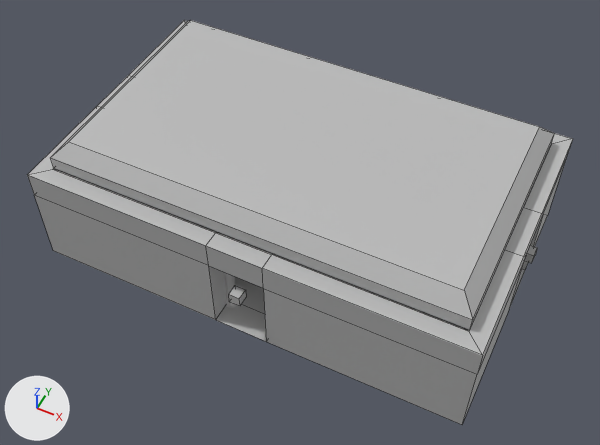
A saved change to the FBX model Assets/Models/Room 01.fbx.
The view is the same before and after, from a 50 mm lens placed at (9.14, -18.71, 23.87), pointed at (0.25, -0.94, 1.65). The lights are fixed; the arrows at lower left show +X, +Y and +Z. Mesh edges are drawn as thin lines on the coarser meshes. Where no turn or scale is listed for an object, it has been applied to the vertices.

The older version as bpy lines, for what is in view:
```python
me_mesh = bpy.data.meshes.new('Mesh')
me_mesh.from_pydata(...)  # 84 vertices, 80 faces; spans x -20.0..20.0, y 0.0..10.0, z -12.5..12.5
me_mesh.materials.append(mat_lambert1)  # grey #bcbcbc
me_mesh_027 = bpy.data.meshes.new('Mesh.027')
me_mesh_027.from_pydata(...)  # 12 vertices, 10 faces; spans x -7.4..7.4, y -4.34..4.4, z 0.0..1.0
me_mesh_027.materials.append(mat_lambert1)  # grey #bcbcbc
me_mesh_028 = bpy.data.meshes.new('Mesh.028')
me_mesh_028.from_pydata([(7.0, 4.0, 0.0), (-7.0, 4.0, 0.0), (-7.0, -4.0, 0.0), (7.0, -4.0, 0.0)], [], [(3, 0, 1, 2)])
me_mesh_028.materials.append(mat_lambert1)  # grey #bcbcbc
ob_roof = bpy.data.objects.new('Roof', me_mesh_027)
ob_roof.location = (0.0, 0.0, 4.0)
ob_room_01 = bpy.data.objects.new('Room_01', me_mesh)
ob_room_01.parent = ob_done
ob_room_01.location = (0.0, 0.0, 0.0)
ob_room_01_nav = bpy.data.objects.new('Room_01_nav', me_mesh_028)
ob_room_01_nav.location = (0.0, 0.0, 0.0)
```
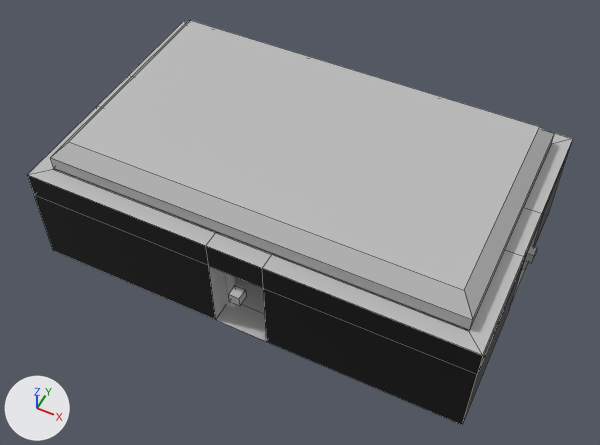
Diff of the bpy script that builds the scene:
```diff
--- a/Assets/Models/Room 01.fbx.py
+++ b/Assets/Models/Room 01.fbx.py
@@ mat_lambert2 @@
+mat_lambert2 = principled_material('lambert2')
+mat_lambert2.base_color = (0.0, 0.0, 0.0)  # black #000000
@@ me_mesh @@
 me_mesh.from_pydata(...)  # 84 vertices, 80 faces; spans x -20.0..20.0, y 0.0..10.0, z -12.5..12.5
 # used by ob_room_01; parent = ob_done; location = (0.0, 0.0, 0.0)
+# me_mesh part 1: 11 of the faces centred in x 0.0..20.0, y 3.8..8.8, z -12.5..12.5 switch from mat_lambert1 (grey #bcbcbc) to mat_lambert2 (black #000000)
+# me_mesh part 2: 9 of the faces centred in x -20.0..-11.2, y 3.8..8.8, z -12.5..12.5 switch from mat_lambert1 (grey #bcbcbc) to mat_lambert2 (black #000000)
```

Location of each change, (x1, y1, x2, y2) in pixels of the pictures (600 x 445 px):
part 1 of me_mesh, recoloured (grey to black)
    both: (206, 139, 573, 425)
part 2 of me_mesh, recoloured (grey to black)
    both: (27, 175, 216, 320)
